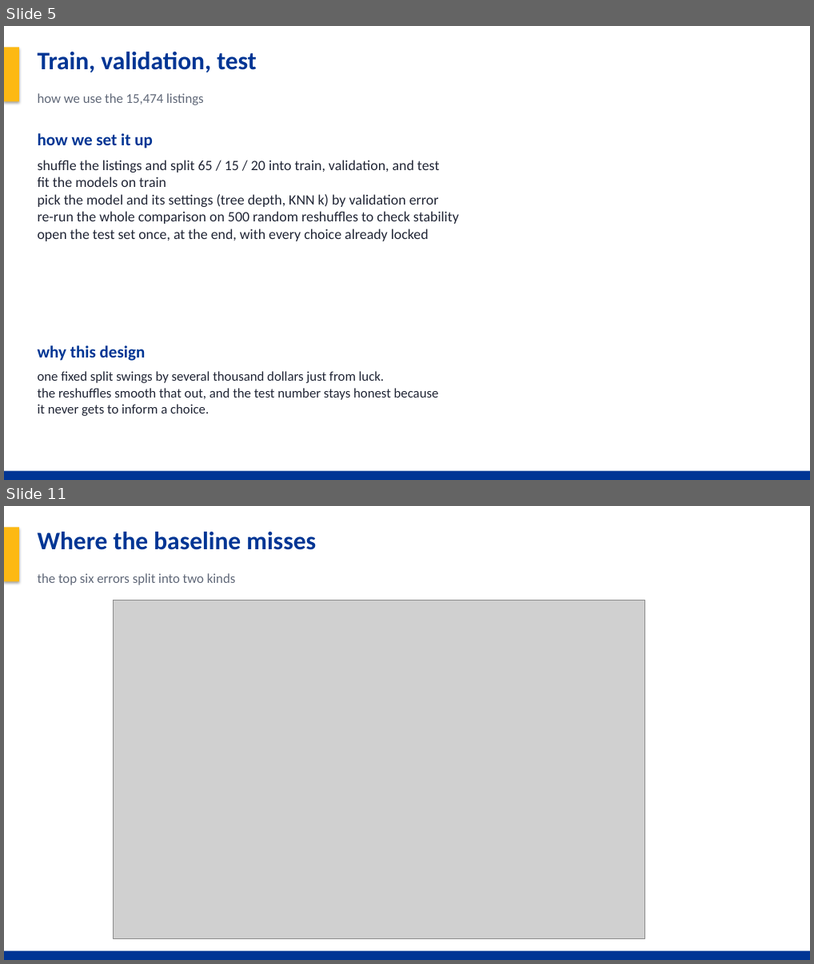
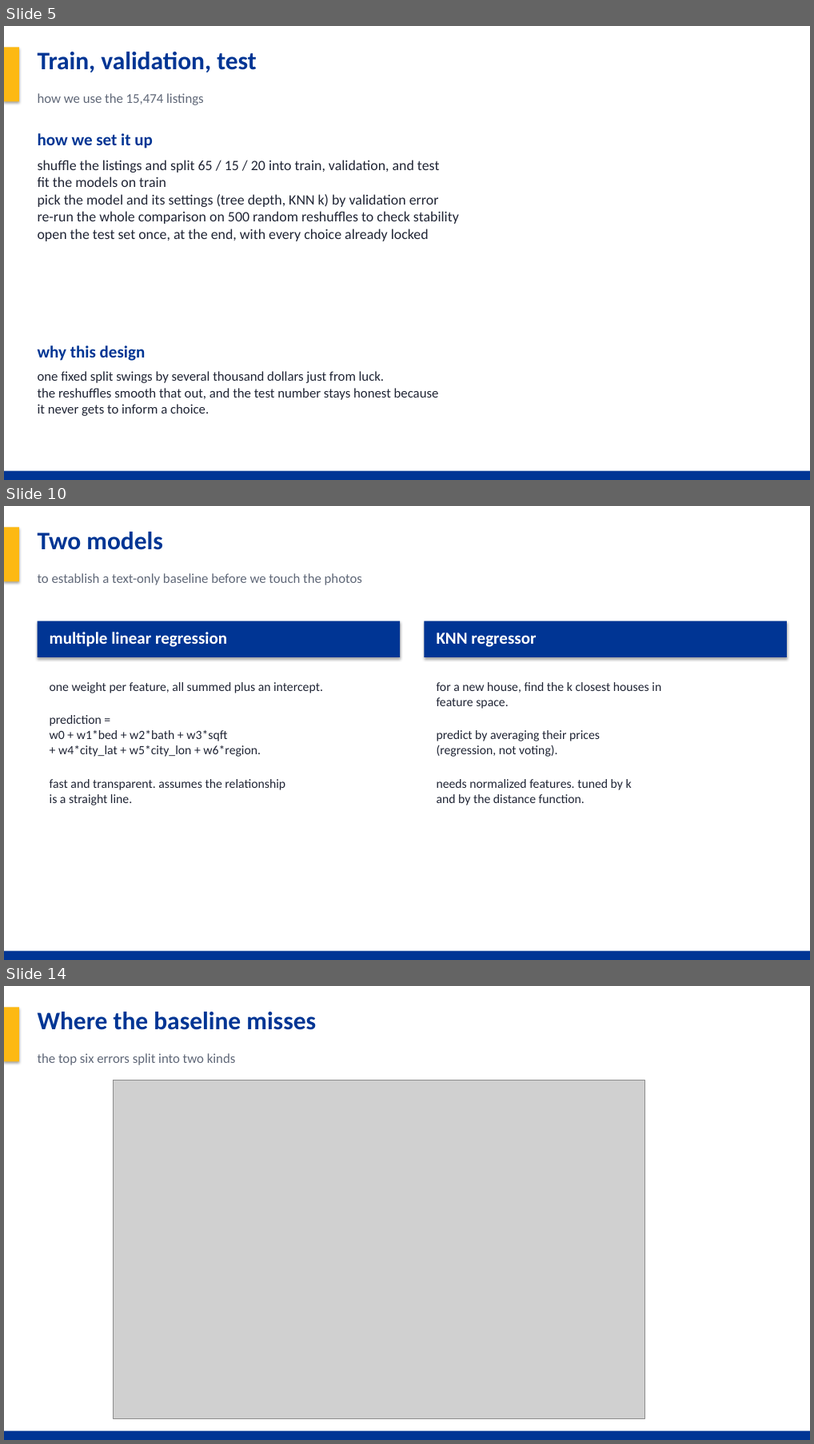
Before and after one commit to Noah-Gallego/house-price-4450-final, a slide deck: HousePrice_Final_Project.pptx. Shown one above the other, each under a label of ours: slides 5 and 11 before the commit, slides 5, 10 and 14 after it; the slides between them are not shown. The pictures are 814x964 and 814x1444 pixels, drawn with LibreOffice and Linux fonts; fonts in the diff are those of the drawing; grey boxes stand for pictures. Boxes give left, top, right and bottom in pixels: in the first picture for what was removed or moved away, otherwise in the second. Text is boxed around its words. In the diff, an @@ line names an element or a change of style, - is before the commit and + after.

Commit message:
Add region clustering, MLR results, distance-metric CV, updated deck

```diff
--- a/HousePrice_Final_Project.pptx
+++ b/HousePrice_Final_Project.pptx
@@ slide 10 added at bbox=[4, 506, 810, 960], background #FFFFFF @@
@@ rectangle added at bbox=[4, 506, 810, 960], fill #FFFFFF @@
@@ rectangle added at bbox=[4, 527, 19, 582], fill #FDB913 @@
@@ text added at bbox=[38, 532, 162, 550], 30 pt, text #003594, bold @@
+Two models
@@ text added at bbox=[38, 573, 362, 585], 16 pt, text #606878 @@
+to establish a text-only baseline before we touch the photos
@@ rectangle added at bbox=[38, 621, 400, 657], fill #003594 @@
@@ rectangle added at bbox=[425, 621, 787, 657], fill #003594 @@
@@ text added at bbox=[50, 632, 227, 647], 20 pt, text #FFFFFF, bold @@
+multiple linear regression
@@ text added at bbox=[437, 632, 536, 647], 20 pt, text #FFFFFF, bold @@
+KNN regressor
@@ text added at bbox=[50, 682, 323, 805], 15 pt, text #202535 @@
+one weight per feature, all summed plus an intercept.
+prediction =
+w0 + w1*bed + w2*bath + w3*sqft
++ w4*city_lat + w5*city_lon + w6*region.
+fast and transparent. assumes the relationship
+is a straight line.
@@ text added at bbox=[437, 682, 662, 805], 15 pt, text #202535 @@
+for a new house, find the k closest houses in
+feature space.
+predict by averaging their prices
+(regression, not voting).
+needs normalized features. tuned by k
+and by the distance function.
@@ rectangle added at bbox=[4, 951, 810, 960], fill #003594 @@
@@ what was slide 11 is now slide 14 @@
```
Also in this commit, not shown: 2 slides changed, 5 other slides added, 3 slides removed, 13 other files.
